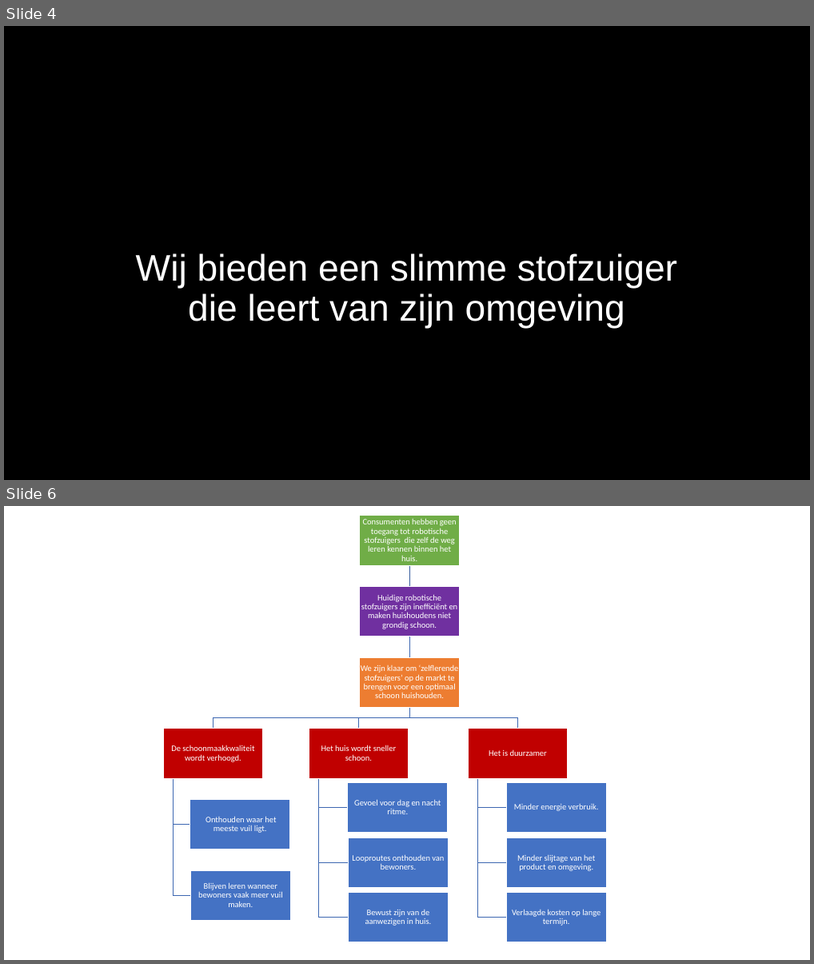
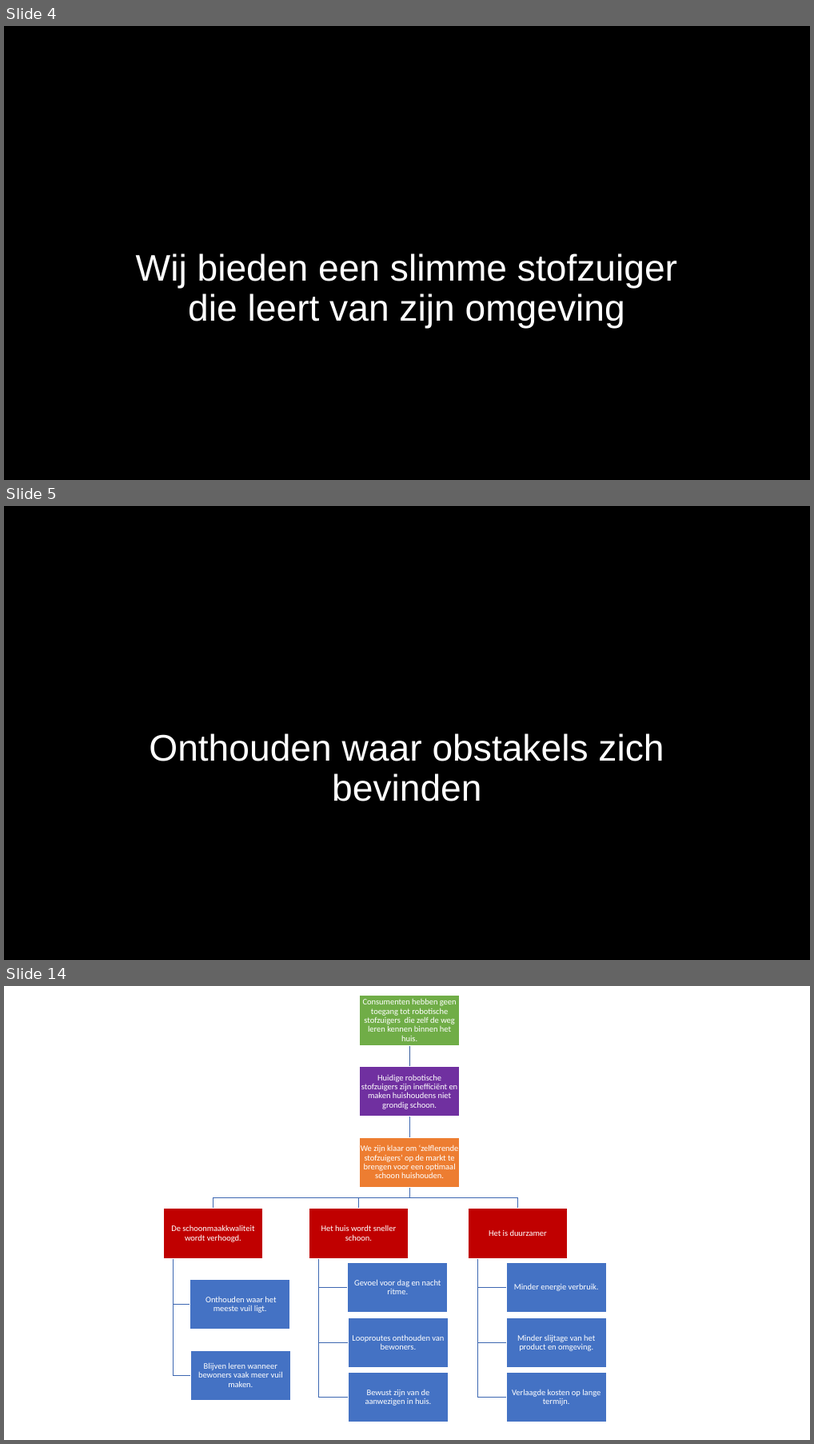
Before and after one commit to WouterNoordhof/NotS-P-Stofzuiger, a slide deck: docs/Presentaties/StoryboardPresentatie.pptx. Shown one above the other, each under a label of ours: slides 4 and 6 before the commit, slides 4, 5 and 14 after it; the slides between them are not shown. The pictures are 814x964 and 814x1444 pixels, drawn with LibreOffice and Linux fonts; fonts in the diff are those of the drawing; background and template pictures are left out. Boxes give left, top, right and bottom in pixels: in the first picture for what was removed or moved away, otherwise in the second. Text is boxed around its words. In the diff, an @@ line names an element or a change of style, - is before the commit and + after.

```diff
--- a/docs/Presentaties/StoryboardPresentatie.pptx
+++ b/docs/Presentaties/StoryboardPresentatie.pptx
@@ slide 5 added at [4,506,810,960], background picture (left out) @@
@@ title added at [149,733,664,801], 44 pt, text #FFFFFF @@
+Onthouden waar obstakels zich bevinden
@@ what was slide 6 is now slide 14 @@
```
Also in this commit, not shown: 1 slide changed, 8 other slides added, 1 slide removed.
